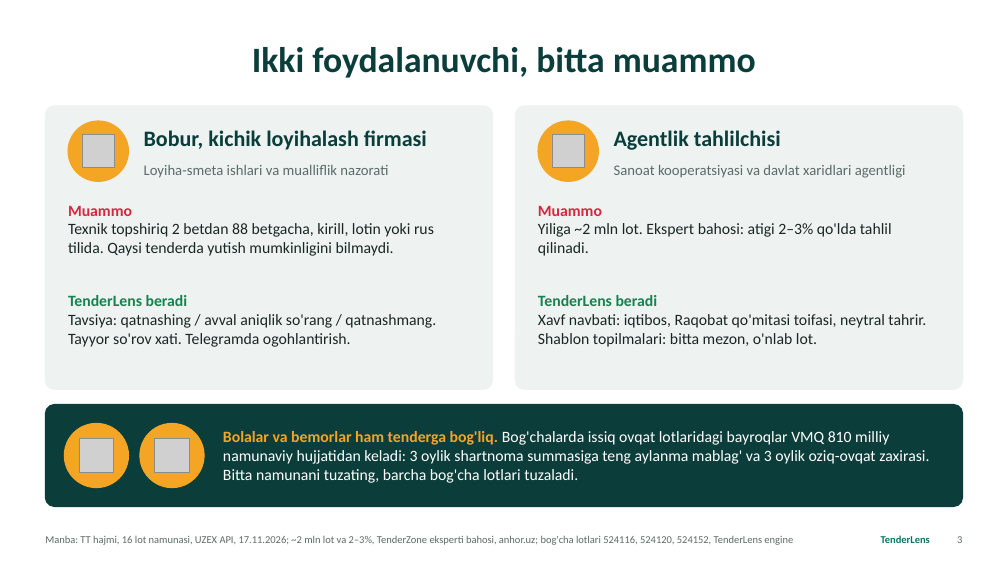
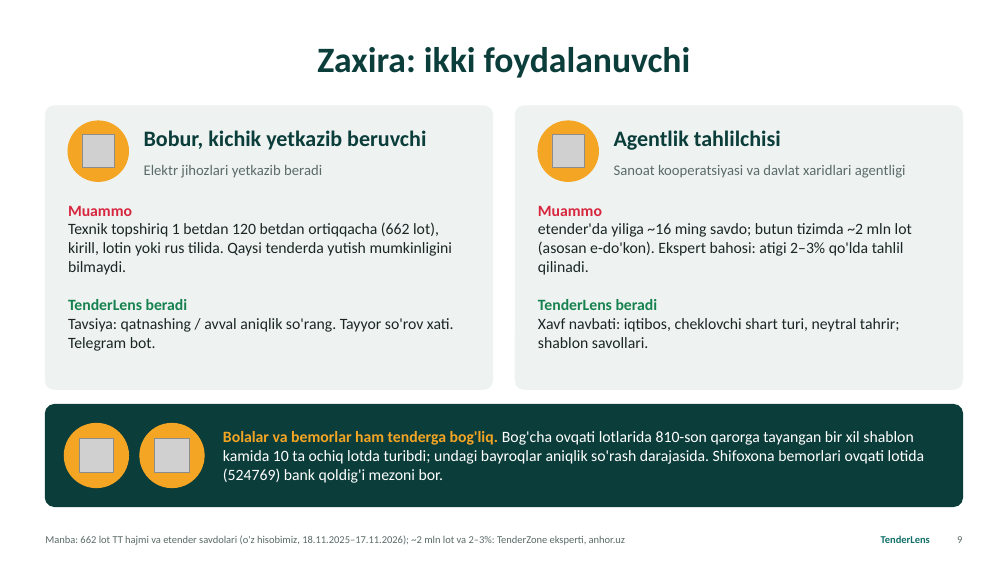
Before and after one commit to kamol1dn/tenderlens, a slide deck: slide 9 of tenderlens/deck/TenderLens.pptx (slide 3 before the commit). Drawn at 1008x567 pixels with LibreOffice and Linux fonts; fonts in the diff are those of the drawing; grey boxes stand for pictures. Boxes give left, top, right and bottom in pixels: in the first picture for what was removed or moved away, otherwise in the second. Text is boxed around its words. In the diff, an @@ line names an element or a change of style, - is before the commit and + after.

```diff
--- a/tenderlens/deck/TenderLens.pptx
+++ b/tenderlens/deck/TenderLens.pptx
@@ title at (317,47,691,78): text changed @@
-Ikki foydalanuvchi, bitta muammo
+Zaxira: ikki foydalanuvchi
@@ text at (144,130,426,150): text changed @@
-Bobur, kichik loyihalash firmasi
+Bobur, kichik yetkazib beruvchi
@@ text at (144,165,322,178): text changed @@
-Loyiha-smeta ishlari va mualliflik nazorati
+Elektr jihozlari yetkazib beradi
@@ text at (68,222,453,275): text changed @@
-Texnik topshiriq 2 betdan 88 betgacha, kirill, lotin yoki rus tilida. Qaysi tenderda yutish mumkinligini bilmaydi.
+Texnik topshiriq 1 betdan 120 betdan ortiqqacha (662 lot), kirill, lotin yoki rus tilida. Qaysi tenderda yutish mumkinligini bilmaydi.
@@ text at (538,223,912,275): text changed @@
-Yiliga ~2 mln lot. Ekspert bahosi: atigi 2–3% qo'lda tahlil qilinadi.
+etender'da yiliga ~16 ming savdo; butun tizimda ~2 mln lot (asosan e-do'kon). Ekspert bahosi: atigi 2–3% qo'lda tahlil qilinadi.
@@ text at (68,318,454,351): text changed @@
-Tavsiya: qatnashing / avval aniqlik so'rang / qatnashmang. Tayyor so'rov xati. Telegramda ogohlantirish.
+Tavsiya: qatnashing / avval aniqlik so'rang. Tayyor so'rov xati. Telegram bot.
@@ text at (538,318,900,348): text changed @@
-Xavf navbati: iqtibos, Raqobat qo'mitasi toifasi, neytral tahrir. Shablon topilmalari: bitta mezon, o'nlab lot.
+Xavf navbati: iqtibos, cheklovchi shart turi, neytral tahrir; shablon savollari.
@@ text at (223,431,924,483): text changed @@
-Bolalar va bemorlar ham tenderga bog'liq. Bog'chalarda issiq ovqat lotlaridagi bayroqlar VMQ 810 milliy namunaviy hujjatidan keladi: 3 oylik shartnoma summasiga teng aylanma mablag' va 3 oylik oziq-ovqat zaxirasi. Bitta namunani tuzating, barcha bog'cha lotlari tuzaladi.
+Bolalar va bemorlar ham tenderga bog'liq. Bog'cha ovqati lotlarida 810-son qarorga tayangan bir xil shablon kamida 10 ta ochiq lotda turibdi; undagi bayroqlar aniqlik so'rash darajasida. Shifoxona bemorlari ovqati lotida (524769) bank qoldig'i mezoni bor.
@@ text at (45,535,625,545): text changed @@
-Manba: TT hajmi, 16 lot namunasi, UZEX API, 17.11.2026; ~2 mln lot va 2–3%, TenderZone eksperti bahosi, anhor.uz; bog'cha lotlari 524116, 524120, 524152, TenderLens engine
+Manba: 662 lot TT hajmi va etender savdolari (o'z hisobimiz, 18.11.2025–17.11.2026); ~2 mln lot va 2–3%: TenderZone eksperti, anhor.uz
```
Also in this commit, not shown: 8 other slides changed, 4 slides added, 3 slides removed, 7 other files.
